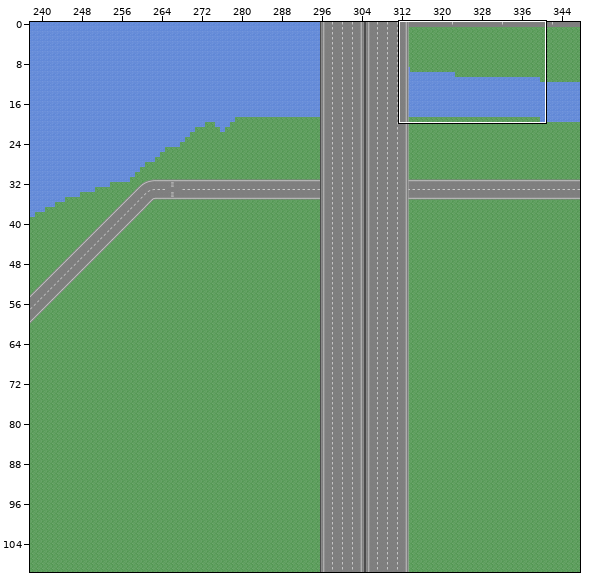
A Tiled map gets an edit: Kungsholmen-android/assets/map.tmx. The picture above shows the old version from afar; the outline marks the close-up.
Close-up. As it was:
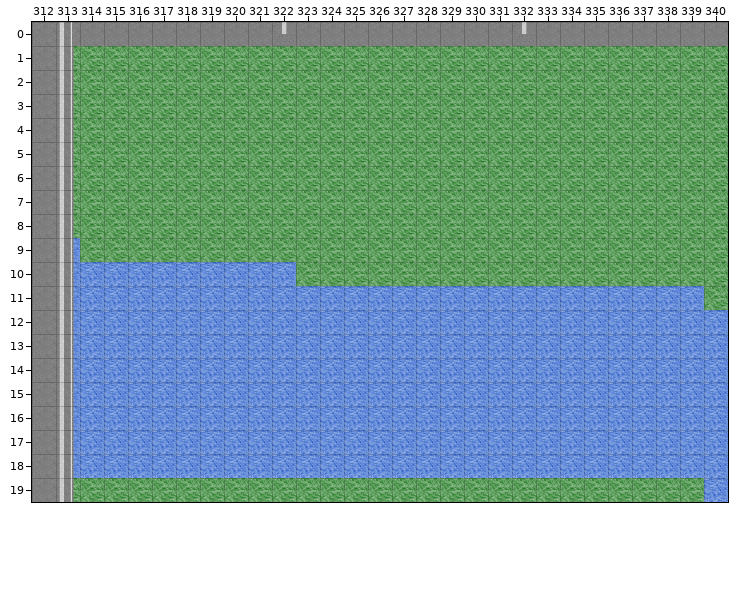
Cells are 64x64 px. Shown: x 312..340, y 0..19. The commit also changed other parts of the map, which this record leaves out.
The result:
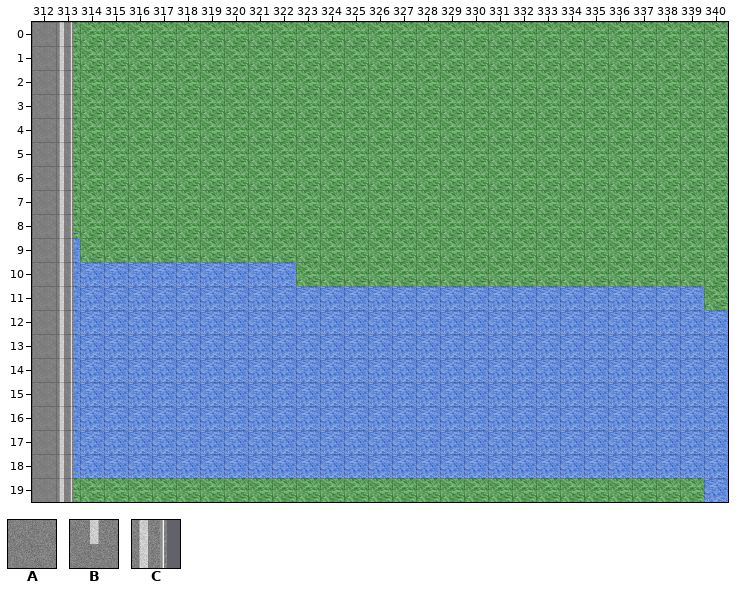
Key: from "highway": A 1, B 2, C 3 turned 180.
_ is an empty cell, . an unchanged one.
Edits made:
--- layer "sea" (removed)
@@ x 313..340 @@
- 0 AAAAAAAAABAAAAAAAAABAAAAAAAA
+ 0 ____________________________
--- layer "roads2"
@@ x 313..313 @@
- 0 _
+ 0 C
--- layer "highways" (removed)
@@ x 313..313 @@
- 0 C
+ 0 _
Changed places in both close-ups, as pixel boxes (x1, y1, x2, y2):
changed: (73, 22, 728, 46)
